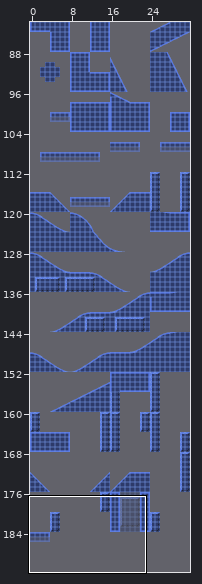
A Tiled map gets an edit: assets/levels/R0/tilemap128.tmx. Above: a wide view before the commit, with the close-up outlined.
Close-up. Old version:
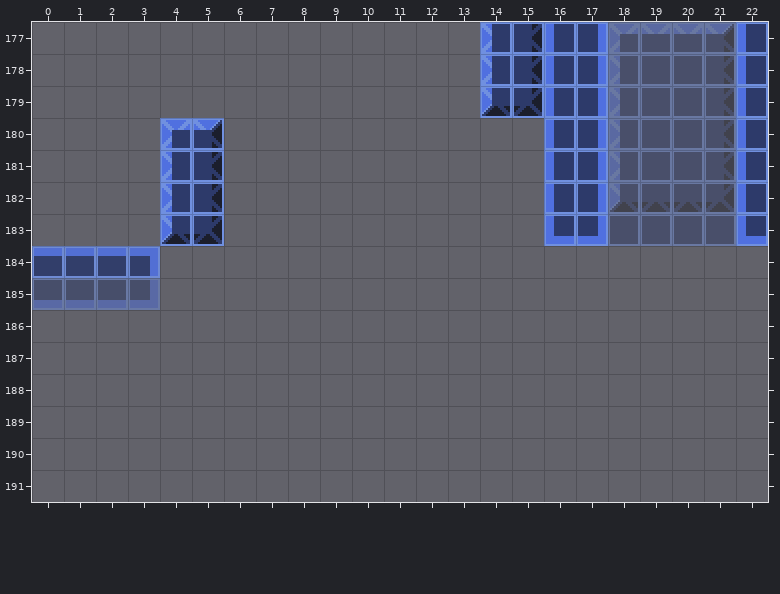
Cells are 16x16 px. Shown: x 0..22, y 177..191.
And afterwards:
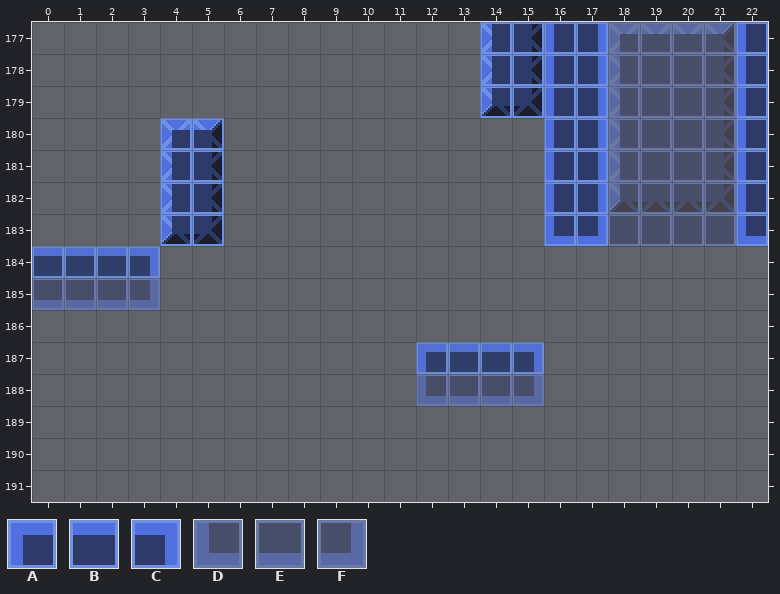
Key: from "16x16": A 1, B 2, C 3, D 17, E 18, F 19.
_ is an empty cell.
See-through tiles are keyed as they look on the map.
What changed:
Layer "oneway":
y 187: x 12..15 ____ -> ABBC
Layer "none":
y 188: x 12..15 ____ -> DEEF
Where, in picture pixels (left, top, right, bottom), the same in both close-ups:
added: (416, 342, 544, 406)
